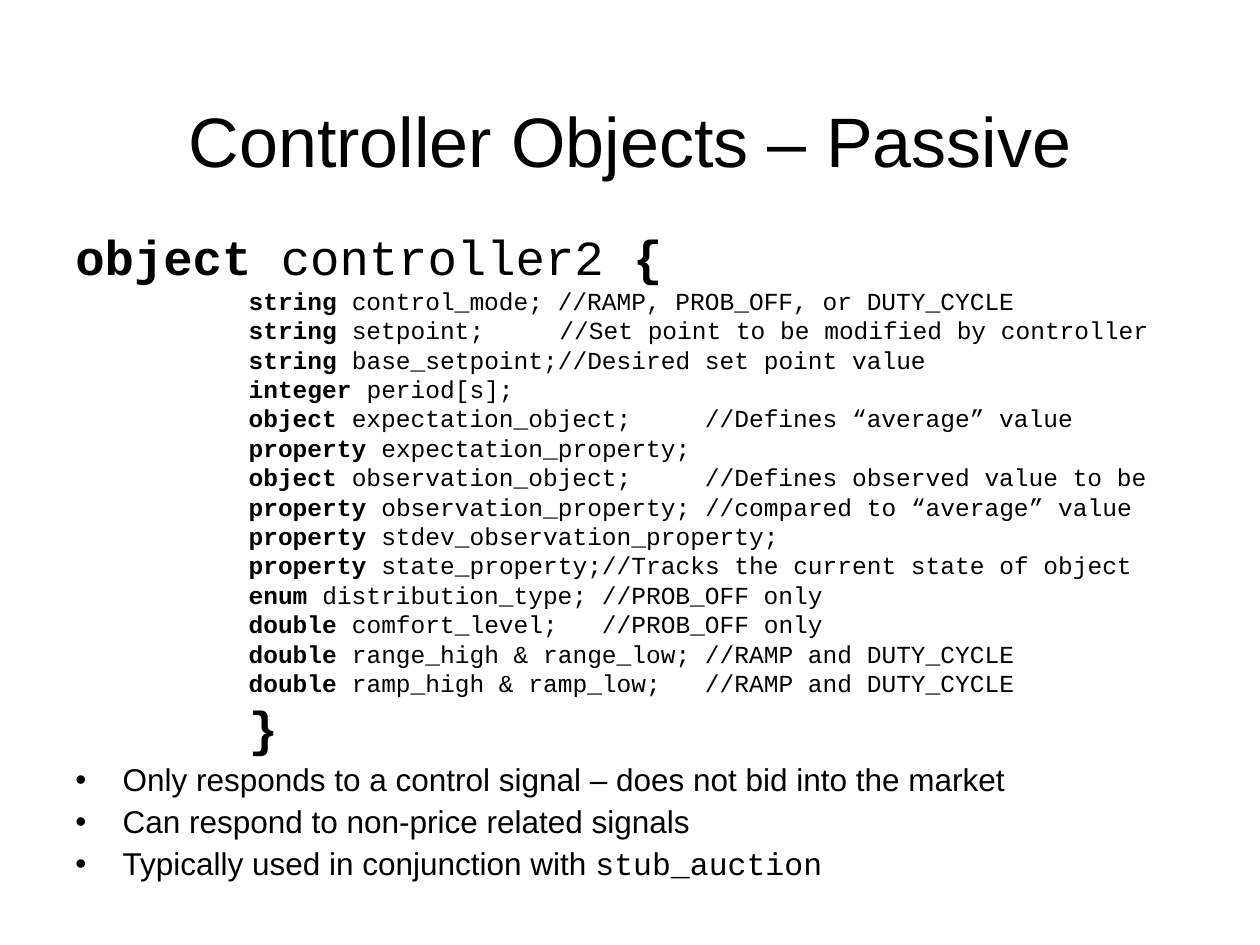
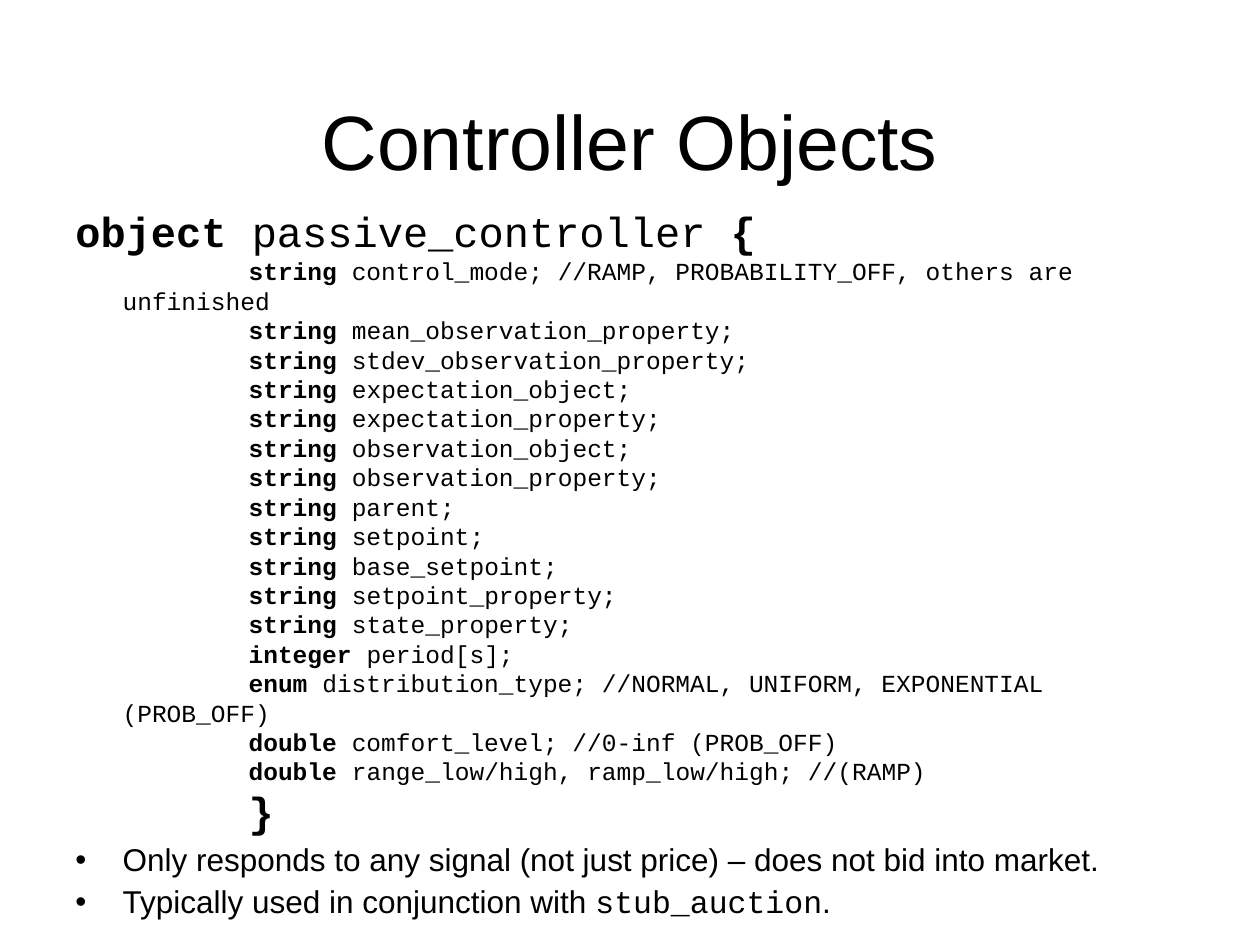
Before and after one commit to gridlab-d/course, a slide deck: slide 24 of Short_6_21_2010/5.1 - Market Module.ppt (slide 22 before the commit). Drawn at 1260x945 pixels with LibreOffice and Linux fonts; fonts in the diff are those of the drawing; background and template pictures are left out. Boxes give left, top, right and bottom in pixels: in the first picture for what was removed or moved away, otherwise in the second. Text is boxed around its words. In the diff, an @@ line names an element or a change of style, - is before the commit and + after.

```diff
--- a/Short_6_21_2010/5.1 - Market Module.ppt
+++ b/Short_6_21_2010/5.1 - Market Module.ppt
@@ title at (322, 114, 938, 185): text changed; size 40 to 44 pt @@
-Controller Objects – Passive
+Controller Objects
@@ text "object passive_controller { string control_mode; ...": place and size @@
-text "object passive_controller { string control_mode; ..." at (75, 240, 1148, 881)
+text "object passive_controller { string control_mode; ..." at (75, 217, 1099, 919)
@@ text "object passive_controller { string control_mode; ..." at (75, 217, 1099, 919): size 28 to 24 pt in "}" @@
@@ text at (75, 217, 1073, 785): text changed @@
-object controller2 {
-string control_mode; //RAMP, PROB_OFF, or DUTY_CYCLE
-string setpoint; //Set point to be modified by controller
-string base_setpoint;//Desired set point value
-integer period[s];
-object expectation_object; //Defines “average” value
-property expectation_property;
-object observation_object; //Defines observed value to be
-property observation_property; //compared to “average” value
-property stdev_observation_property;
-property state_property;//Tracks the current state of object
-enum distribution_type; //PROB_OFF only
-double comfort_level; //PROB_OFF only
-double range_high & range_low; //RAMP and DUTY_CYCLE
-double ramp_high & ramp_low; //RAMP and DUTY_CYCLE
+object passive_controller {
+string control_mode; //RAMP, PROBABILITY_OFF, others are unfinished
+string mean_observation_property;
+string stdev_observation_property;
+string expectation_object;
+string expectation_property;
+string observation_object;
+string observation_property;
+string parent;
+string setpoint;
+string base_setpoint;
+string setpoint_property;
+string state_property;
+integer period[s];
+enum distribution_type; //NORMAL, UNIFORM, EXPONENTIAL (PROB_OFF)
+double comfort_level; //0-inf (PROB_OFF)
+double range_low/high, ramp_low/high; //(RAMP)
@@ text at (123, 848, 1099, 919): text changed @@
-• Only responds to a control signal – does not bid into the market
-• Can respond to non-price related signals
-• Typically used in conjunction with stub_auction
+• Only responds to any signal (not just price) – does not bid into market.
+• Typically used in conjunction with stub_auction.
```
Also in this commit, not shown: 9 other slides changed, 2 slides added.
